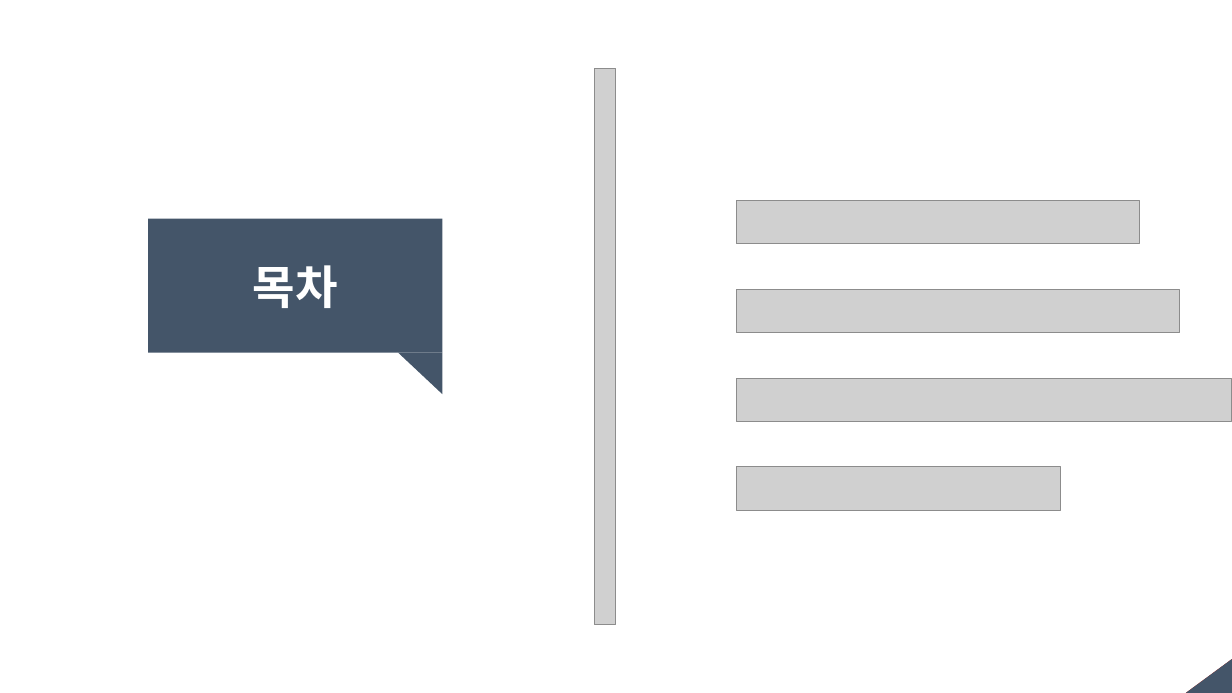
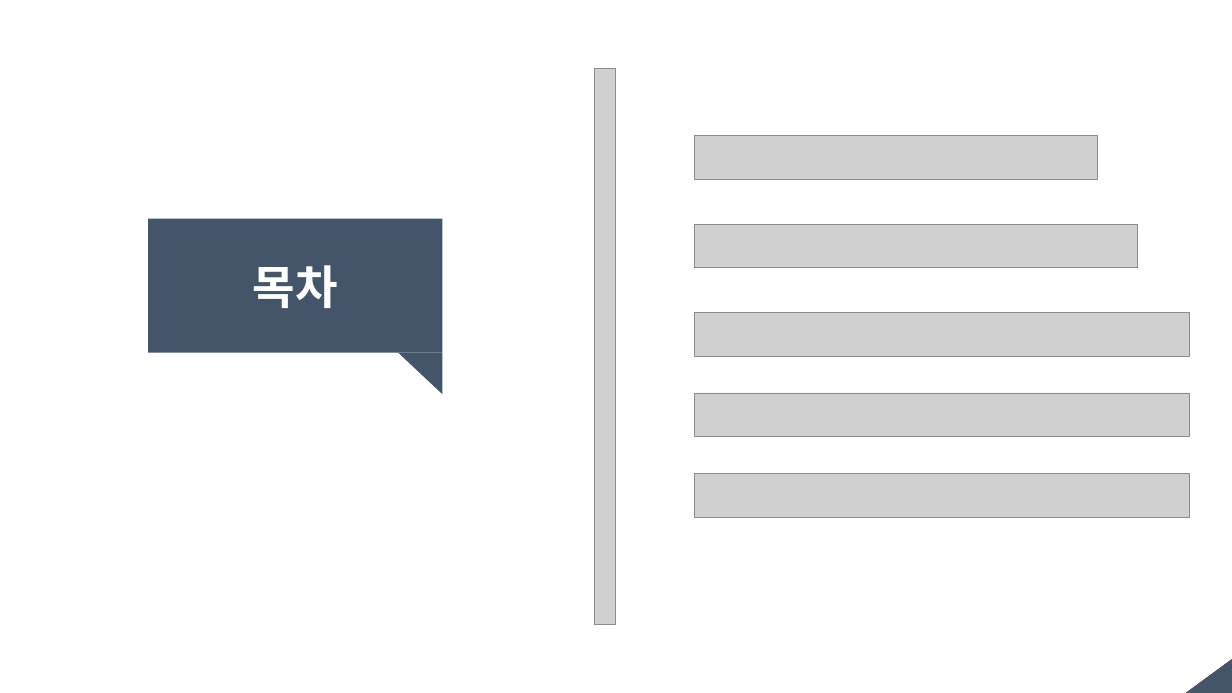
Before and after one commit to Nanjangpan/Machine_Learnig_algorithm_cheat_sheat, a slide deck: slide 2 of Machine_Learnig_algorithm_cheat_sheat.ppt. Drawn at 1232x693 pixels with LibreOffice and Linux fonts; fonts in the diff are those of the drawing; grey boxes stand for pictures. Boxes give left, top, right and bottom in pixels: in the first picture for what was removed or moved away, otherwise in the second. Text is boxed around its words. In the diff, an @@ line names an element or a change of style, - is before the commit and + after.

```diff
--- a/Machine_Learnig_algorithm_cheat_sheat.ppt
+++ b/Machine_Learnig_algorithm_cheat_sheat.ppt
@@ 3 pictures: place and size @@
-3 pictures at (736, 200, 1232, 421)
+3 pictures at (694, 136, 1190, 356)
@@ picture: place and size @@
-picture at (736, 466, 1060, 510)
+picture at (694, 393, 1190, 436)
@@ picture added at (694, 474, 1190, 517) @@
```
Also in this commit, not shown: 2 other slides changed, 8 slides added.
